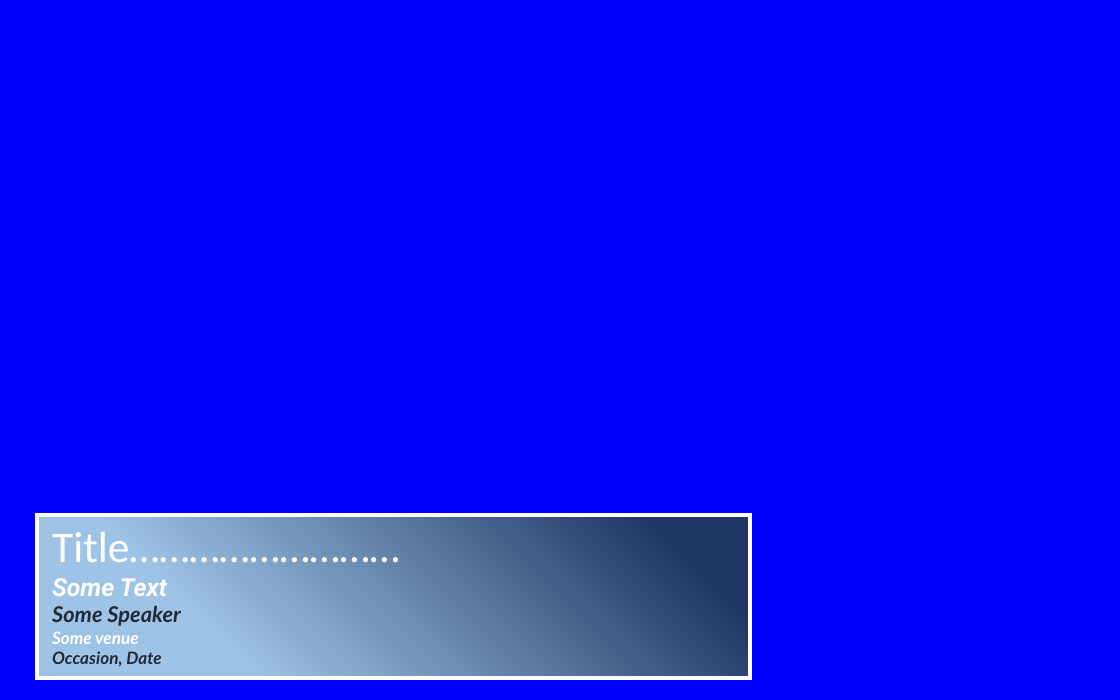
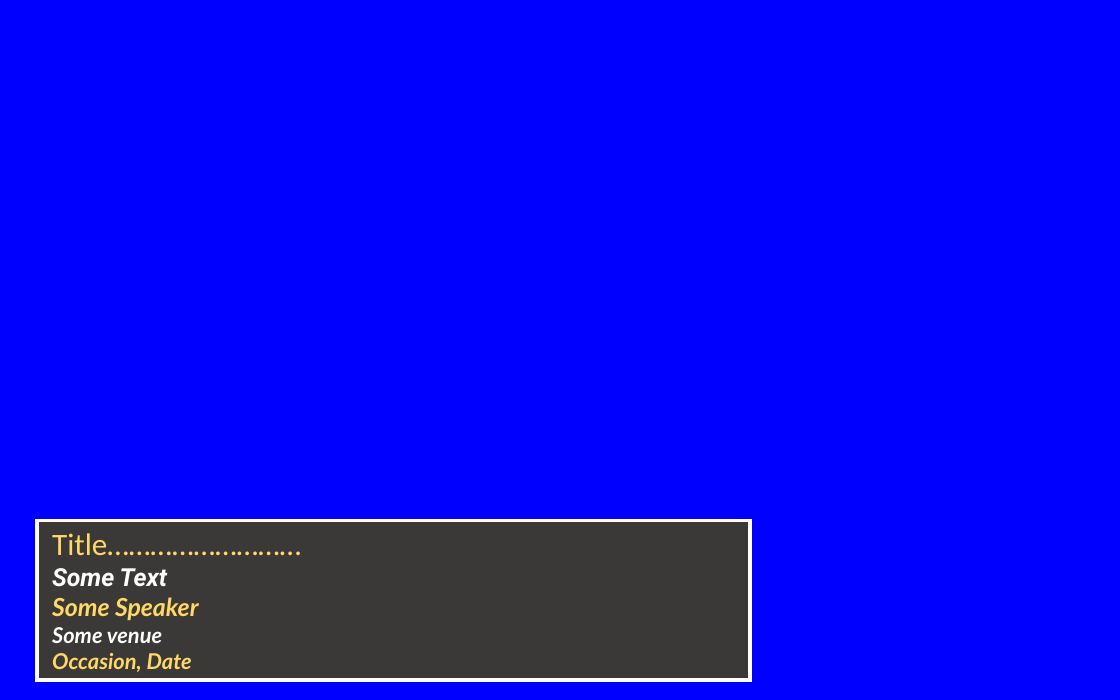
Before and after one commit to darylperalta/outline_docx2pptx, a slide deck: slide 3 of template.pptx. Drawn at 1120x700 pixels with LibreOffice and Linux fonts; fonts in the diff are those of the drawing. Boxes give left, top, right and bottom in pixels: in the first picture for what was removed or moved away, otherwise in the second. Text is boxed around its words. In the diff, an @@ line names an element or a change of style, - is before the commit and + after.

```diff
--- a/template.pptx
+++ b/template.pptx
@@ rectangle "Title………………………" resized from (x1=37, y1=515, x2=749, y2=679) to (x1=37, y1=521, x2=749, y2=680) @@
@@ rectangle "Title………………………" at (x1=37, y1=521, x2=749, y2=680): fill gradient #203864 to #9DC3E6 to #3B3838 @@
@@ text in rectangle at (x1=52, y1=533, x2=301, y2=672): size 28 to 20 pt, text colour #FFFFFF to #FFD966 in "Title………………………"; size 14 to 16 pt in "Some Speaker"; text colour #222A35 to #FFD966 in "Some Speaker", "Occasion, Date"; size 11 to 14 pt in "Some venue", "Occasion, Date" @@
```
Also in this commit, not shown: 3 other slides changed, 2 other files.
